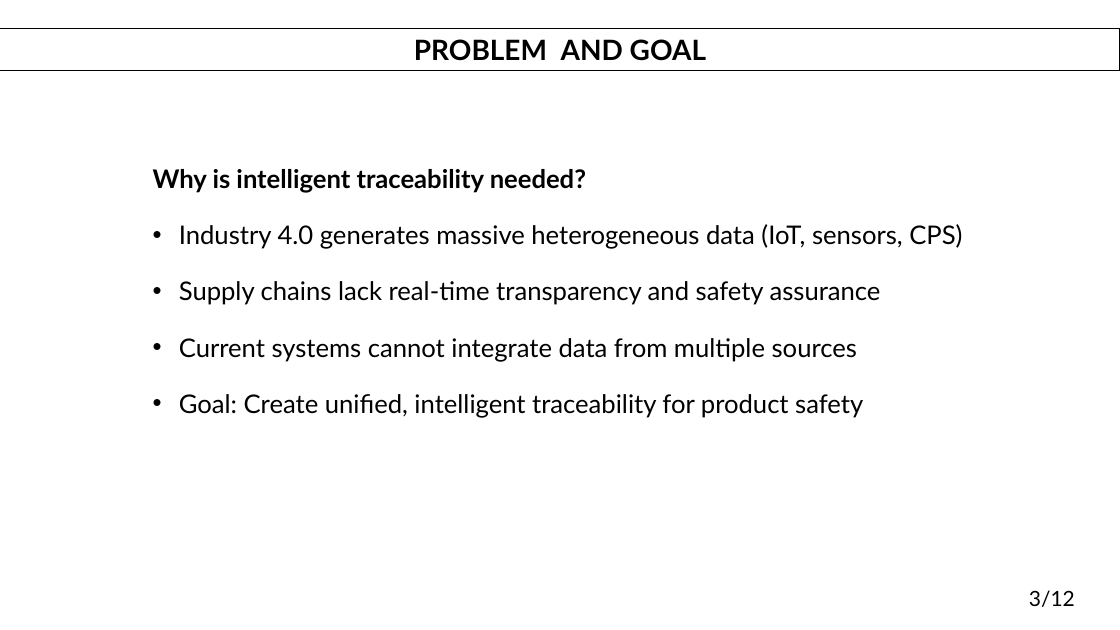
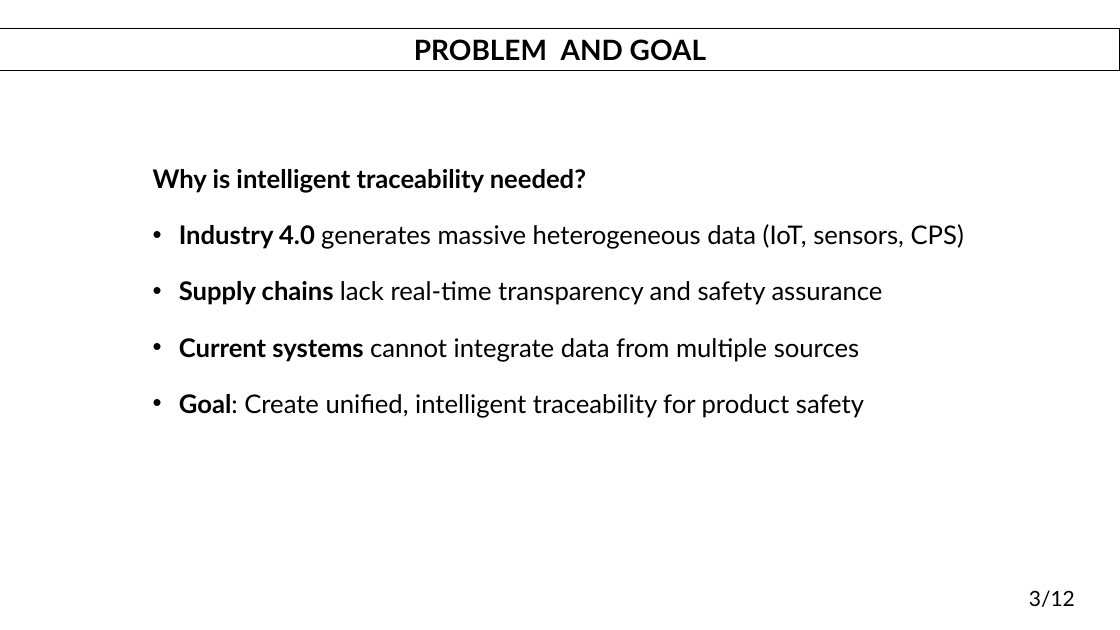
Before and after one commit to DanielWhy7/FSR, a slide deck: slide 3 of presentaion2.pptx. Drawn at 1120x630 pixels with LibreOffice and Linux fonts; fonts in the diff are those of the drawing. Boxes give left, top, right and bottom in pixels: in the first picture for what was removed or moved away, otherwise in the second. Text is boxed around its words. In the diff, an @@ line names an element or a change of style, - is before the commit and + after.

```diff
--- a/presentaion2.pptx
+++ b/presentaion2.pptx
@@ text at box(179, 224, 964, 418): bold on in "Industry 4.0", "Supply chains", "Current systems", "Goal:" @@
```
Also in this commit, not shown: 2 other slides changed, 5 other files.
